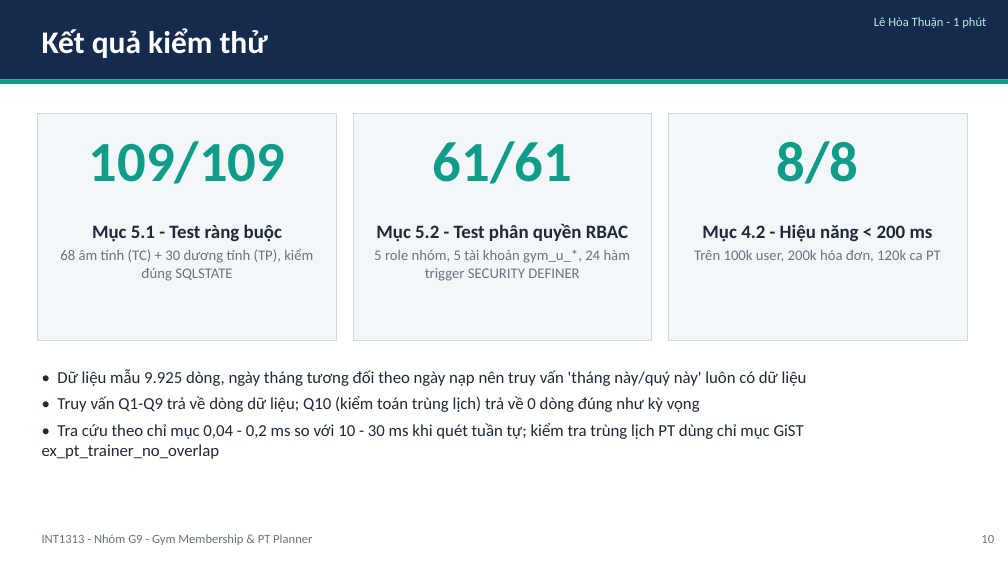
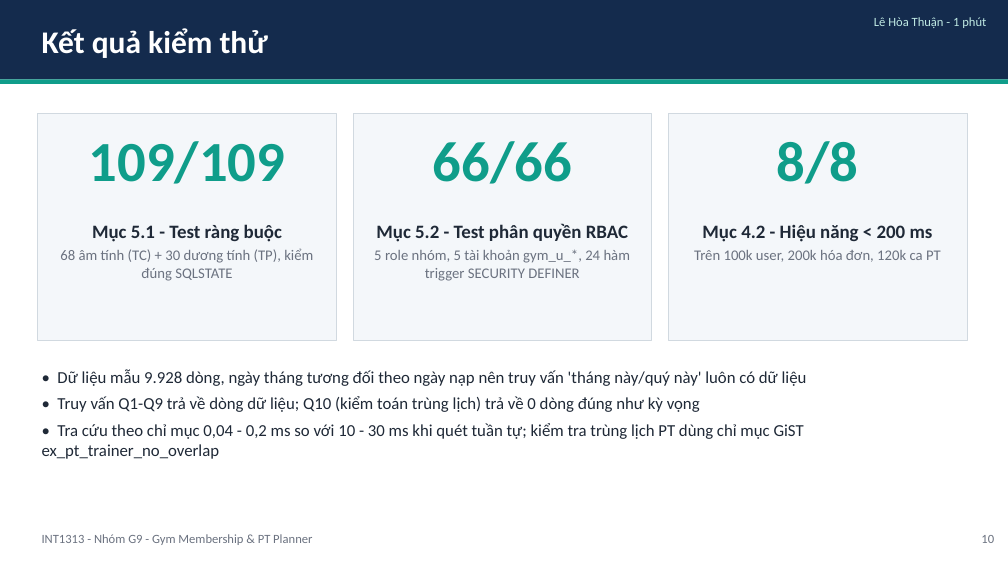
Before and after one commit to TienVN6222/PTIT_INT1313_CSDL_Group9, a slide deck: slide 10 of Phase 4/presentation/deck.pptx. Drawn at 1008x567 pixels with LibreOffice and Linux fonts; fonts in the diff are those of the drawing. Boxes give left, top, right and bottom in pixels: in the first picture for what was removed or moved away, otherwise in the second. Text is boxed around its words. In the diff, an @@ line names an element or a change of style, - is before the commit and + after.

```diff
--- a/Phase 4/presentation/deck.pptx
+++ b/Phase 4/presentation/deck.pptx
@@ text at <box>433,141,572,184</box>: text changed @@
-61/61
+66/66
@@ text at <box>57,369,807,386</box>: text changed @@
-• Dữ liệu mẫu 9.925 dòng, ngày tháng tương đối theo ngày nạp nên truy vấn 'tháng này/quý này' luôn có dữ liệu
+• Dữ liệu mẫu 9.928 dòng, ngày tháng tương đối theo ngày nạp nên truy vấn 'tháng này/quý này' luôn có dữ liệu
```
Also in this commit, not shown: 2 other slides changed, 26 other files.
